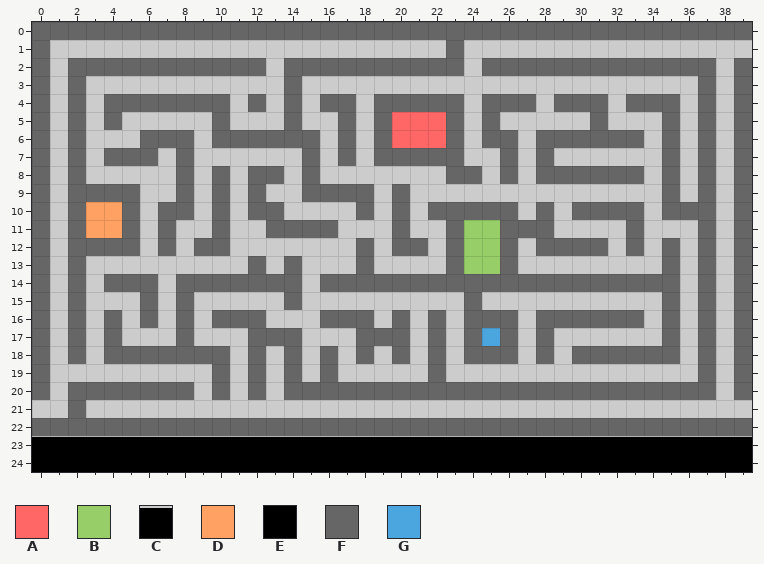
Level history. Tiled map: core/assets/maps/maze.tmx. Above: the version before the commit.
Cells are 32x32 px. Shown: x 0..39, y 0..24.
Key: from "tiles": A 0, B 1, C 2, D 3, E 4, F 5, G 6.
_ is an empty cell.
Layers that did not change in this view are not listed.
Layer "top" before, first column x 0:
 0 FFFFFFFFFFFFFFFFFFFFFFFFFFFFFFFFFFFFFFFF
 1 F______________________F________________
 2 F_FFFFFFFFFFF_FFFFFFFFFF_FFFFFFFFFFFFF_F
 3 F_F___________F______________________F_F
 4 F_F_FFFFFFF_F_F_FF_FFFFF_FFF_FFF_FFF_F_F
 5 F_F_F_____F___F__F_FAAAF_F_____F___F_F_F
 6 F_F___FFF_FFFFFF_F_FAAAF_FF_FFFFFF_F_F_F
 7 F_F_FFF_F______F_F_FFFFF__F_F______F_F_F
 8 F_F_____F_F_FF_F_______FF_F_FFFFFF_F_F_F
 9 F_FFFF__F_F_F__FFFF_F______________F_F_F
10 F_FDDF_FF_F_FF____F_F_FFFFF_F_FFFF_FFF_F
11 F_FDDF_F__F__FFFF___F__FBBFFF____F___F_F
12 F_FFFF_F_FF_______F_FF_FBBF_FFFF_F_F_F_F
13 F_F_________F_F___F____FBBF________F_F_F
14 F_F_FFF_FFFFFFF_FFFFFFFFFFFFFFFFFFFF_F_F
15 F_F___F_F_____F_________F__________F_F_F
16 F_F_F_F_F_FFF___FFF_F_F_FFF_FFFFFF_F_F_F
17 F_F_F___F___FFF___FFF_F_FGF_F______F_F_F
18 F_F_FFFFFFF_F_F_F_F_F_F_FFF_F_FFFFFF_F_F
19 F_________F_F_F_F_____F______________F_F
20 F_FFFFFFF_F_F_FFFFFFFFFFFFFFFFFFFFFFFF_F
21 __F_____________________________________
22 FFFFFFFFFFFFFFFFFFFFFFFFFFFFFFFFFFFFFFFF
23 CCCCCCCCCCCCCCCCCCCCCCCCCCCCCCCCCCCCCCCC
24 EEEEEEEEEEEEEEEEEEEEEEEEEEEEEEEEEEEEEEEE
After the commit:
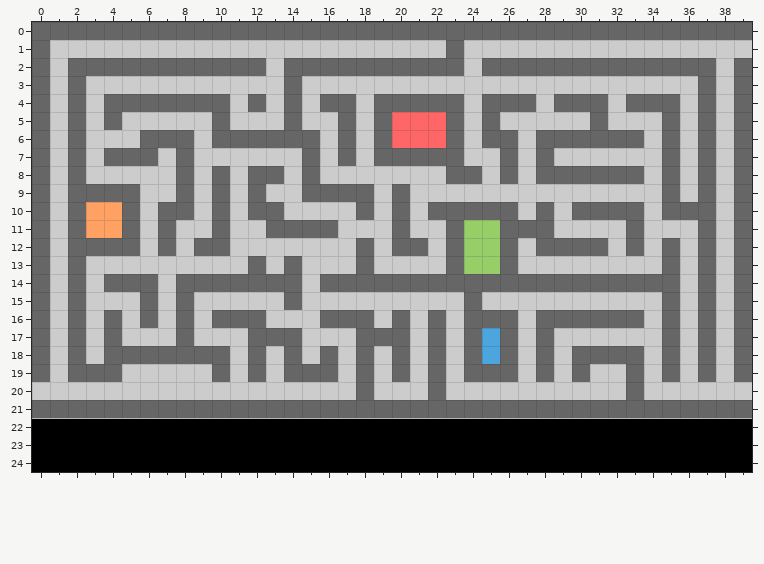
From old to new:
Layer "top":
y 18: x 25 F -> G; x 34 F -> _
y 19: x 2..4 ___ -> FFF; x 15 _ -> F; x 18 _ -> F; x 20 _ -> F; x 24..26 ___ -> FFF; x 28 _ -> F; x 30 _ -> F; x 33 _ -> F; x 35 _ -> F
y 20: x 0 F -> _; x 2..8 FFFFFFF -> _______; x 10 F -> _; x 12 F -> _; x 14..17 FFFF -> ____; x 19..21 FFF -> ___; x 23..32 FFFFFFFFFF -> __________; x 34..37 FFFF -> ____; x 39 F -> _
y 21: x 0..1 __ -> FF; x 3..39 _____________________________________ -> FFFFFFFFFFFFFFFFFFFFFFFFFFFFFFFFFFFFF
y 22: x 0..39 FFFFFFFFFFFFFFFFFFFFFFFFFFFFFFFFFFFFFFFF -> CCCCCCCCCCCCCCCCCCCCCCCCCCCCCCCCCCCCCCCC
y 23: x 0..39 CCCCCCCCCCCCCCCCCCCCCCCCCCCCCCCCCCCCCCCC -> EEEEEEEEEEEEEEEEEEEEEEEEEEEEEEEEEEEEEEEE
